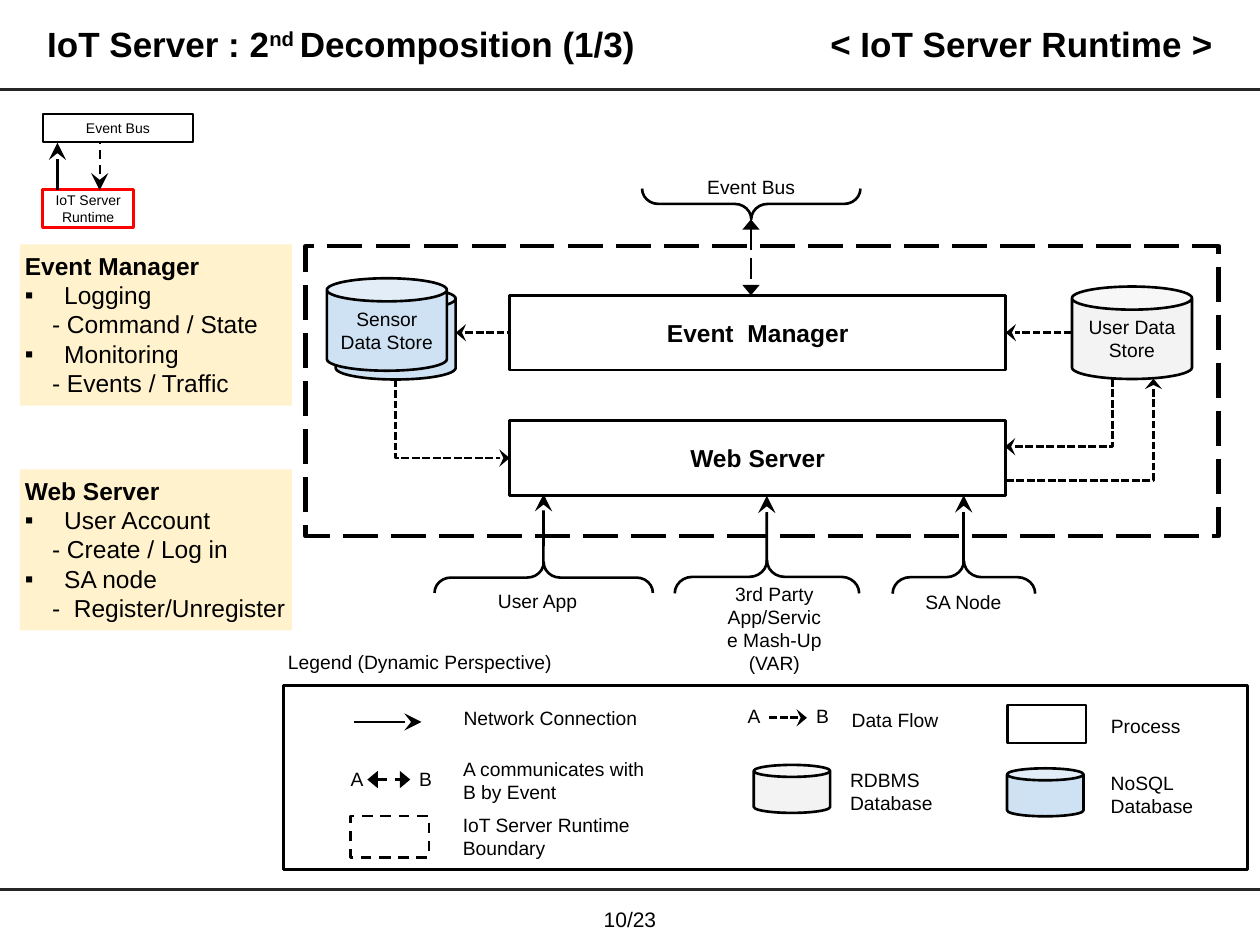
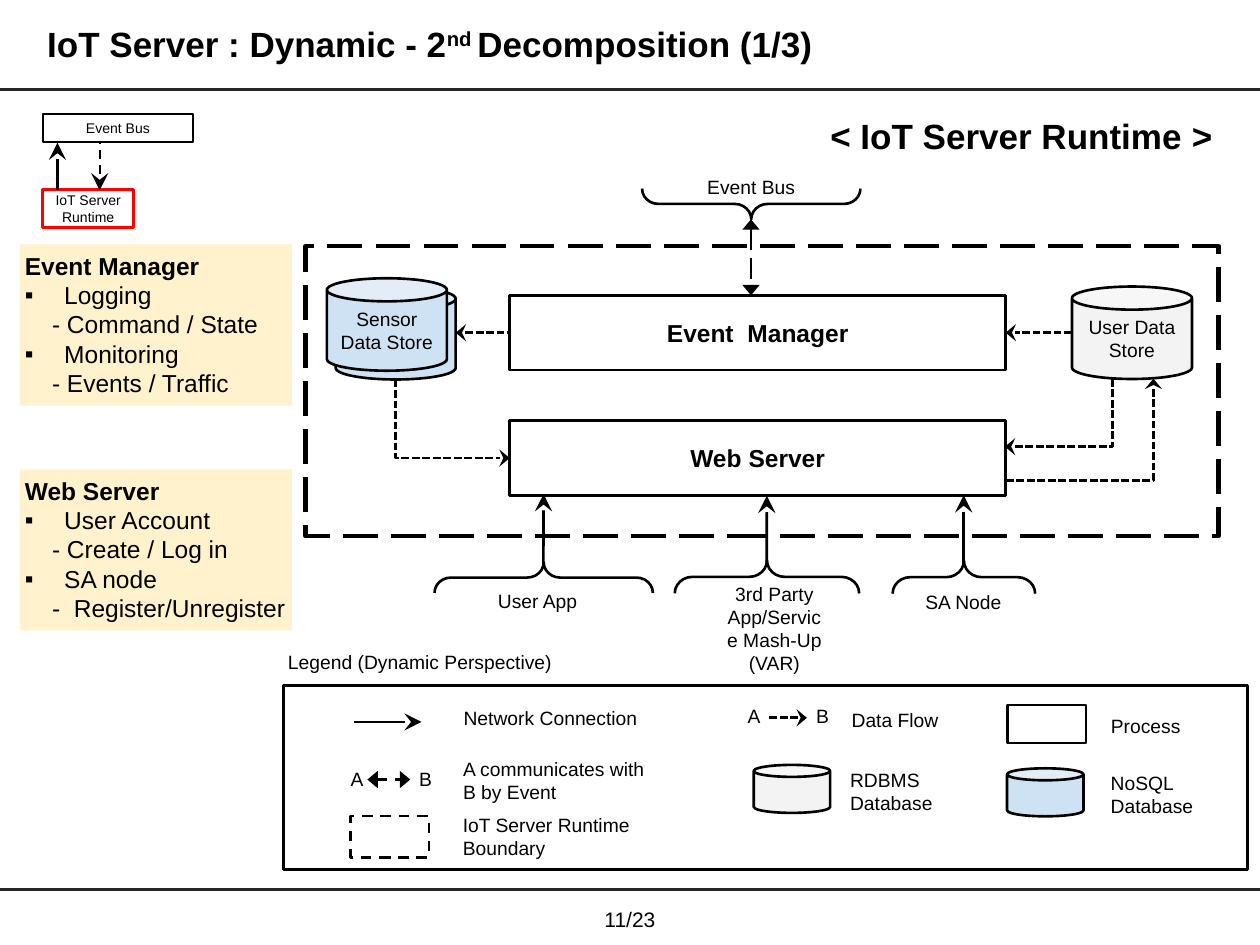
Before and after one commit to junggil/2015_CMU_StudioProject, a slide deck: slide 12 of DOCS/2015-06-24/Team1 Final presentation v0.99.pptx (slide 11 before the commit). Drawn at 1260x945 pixels with LibreOffice and Linux fonts; fonts in the diff are those of the drawing. Boxes give left, top, right and bottom in pixels: in the first picture for what was removed or moved away, otherwise in the second. Text is boxed around its words. In the diff, an @@ line names an element or a change of style, - is before the commit and + after.

```diff
--- a/DOCS/2015-06-24/Team1 Final presentation v0.99.pptx
+++ b/DOCS/2015-06-24/Team1 Final presentation v0.99.pptx
@@ title at <box>47,31,812,63</box>: text changed @@
-IoT Server : 2nd Decomposition (1/3)
+IoT Server : Dynamic - 2nd Decomposition (1/3)
@@ title "< IoT Server Runtime >": place and size @@
-title "< IoT Server Runtime >" at <box>860,31,1181,58</box>
+title "< IoT Server Runtime >" at <box>860,123,1181,150</box>
@@ page number at <box>604,911,655,928</box>: text changed @@
-10/23
+11/23
```
Also in this commit, not shown: 21 other slides changed, 3 slides added.
